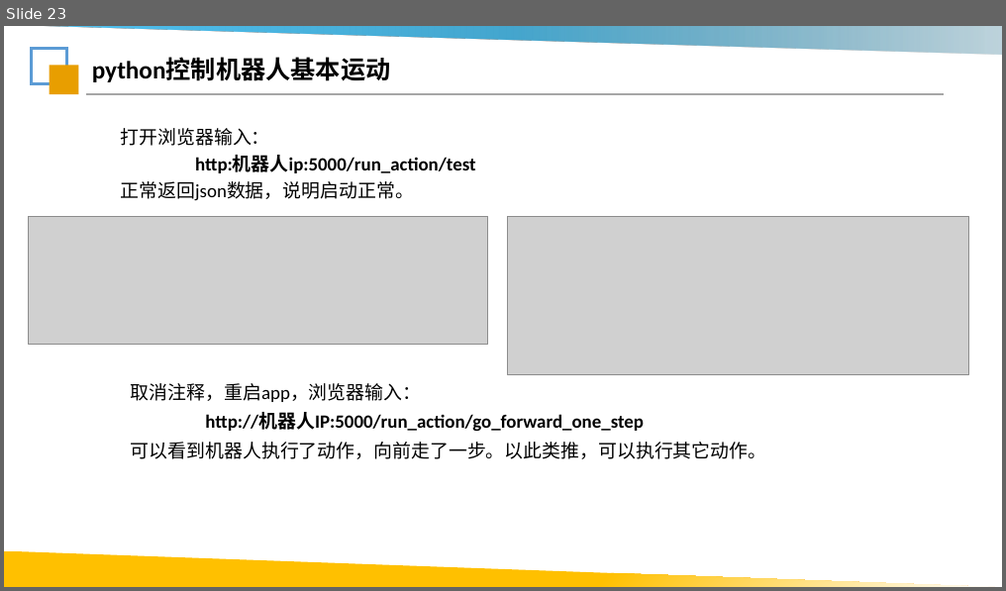
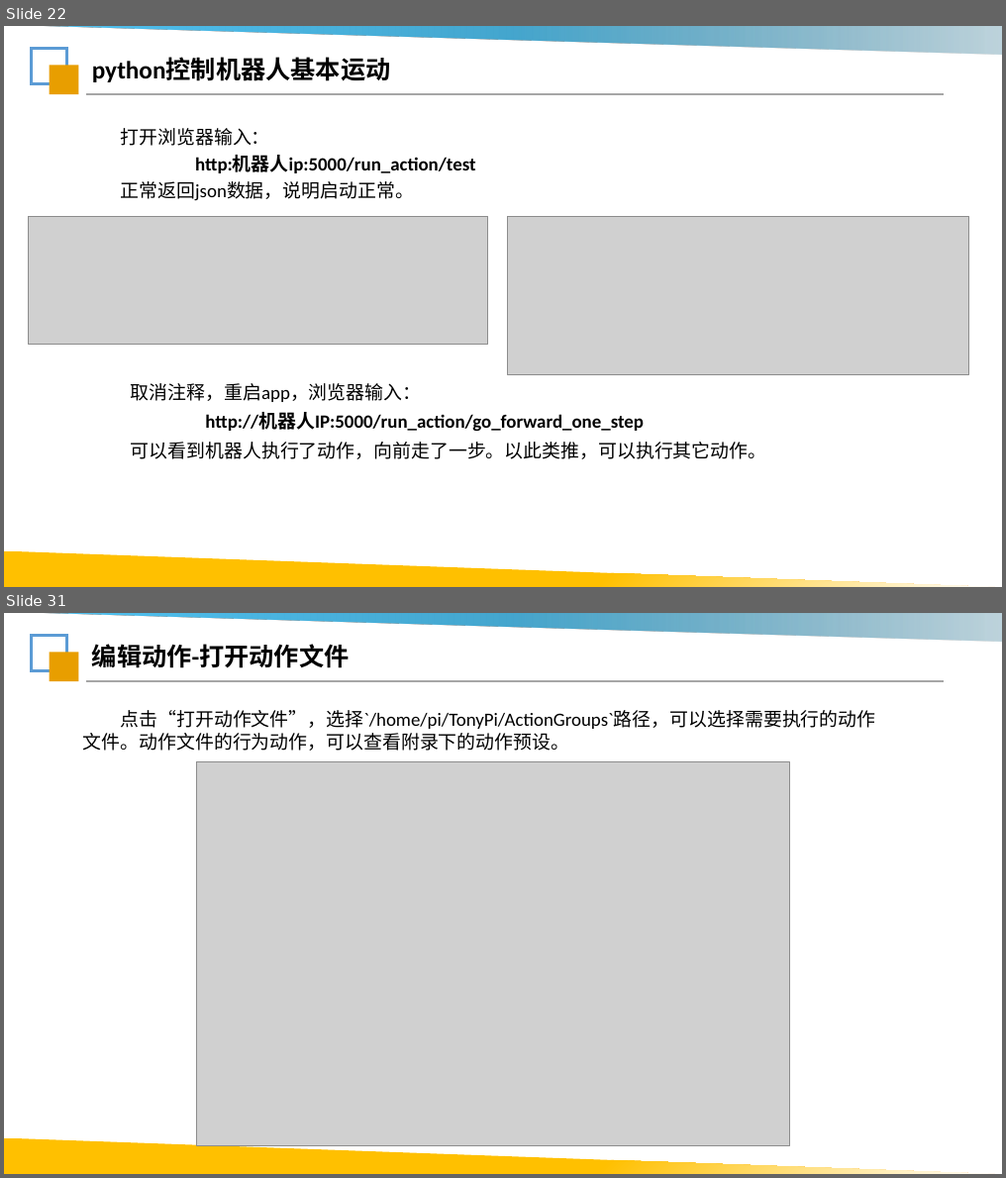
Before and after one commit to Lsnxiaoxiong/robot-course, a slide deck: ppt/第2课_Python与机器人控制.pptx. Shown one above the other, each under a label of ours: slide 23 before the commit, slides 22 and 31 after it; the slides between them are not shown. The pictures are 1006x591 and 1006x1178 pixels, drawn with LibreOffice and Linux fonts; fonts in the diff are those of the drawing; grey boxes stand for pictures; background and template pictures are left out. Boxes give left, top, right and bottom in pixels: in the first picture for what was removed or moved away, otherwise in the second. Text is boxed around its words. In the diff, an @@ line names an element or a change of style, - is before the commit and + after.

Commit message:
docs(readme): 更新README文档内容和格式
- 修改虚拟环境创建说明，强调必须使用虚拟环境
- 调整HiwonderSDK安装步骤描述
- 更新VSCode launch.json配置说明
- 修改课后练习要求，增加代码推送github要求
- 统一将"练习"改为"案例"
- 完善文件操作编码方式说明- 添加机器人动作接口文档注释
- 移除冗余的代码注释和示例

```diff
--- a/ppt/第2课_Python与机器人控制.pptx
+++ b/ppt/第2课_Python与机器人控制.pptx
@@ slide 31 added at (x1=4, y1=613, x2=1002, y2=1174), background #FFFFFF; not listed: 5 template elements that a slide beside it also shows @@
@@ text added at (x1=92, y1=644, x2=350, y2=668), 24 pt, text #000000, bold @@
+编辑动作-打开动作文件
@@ text added at (x1=83, y1=710, x2=876, y2=751), 18 pt, text #000000 @@
+点击“打开动作文件”，选择`/home/pi/TonyPi/ActionGroups`路径，可以选择需要执行的动作文件。动作文件的行为动作，可以查看附录下的动作预设。
@@ picture added at (x1=197, y1=761, x2=790, y2=1146) @@
@@ what was slide 23 is now slide 22 @@
```
Also in this commit, not shown: 4 slides changed, 20 other slides added, 3 slides removed, 3 other files.
